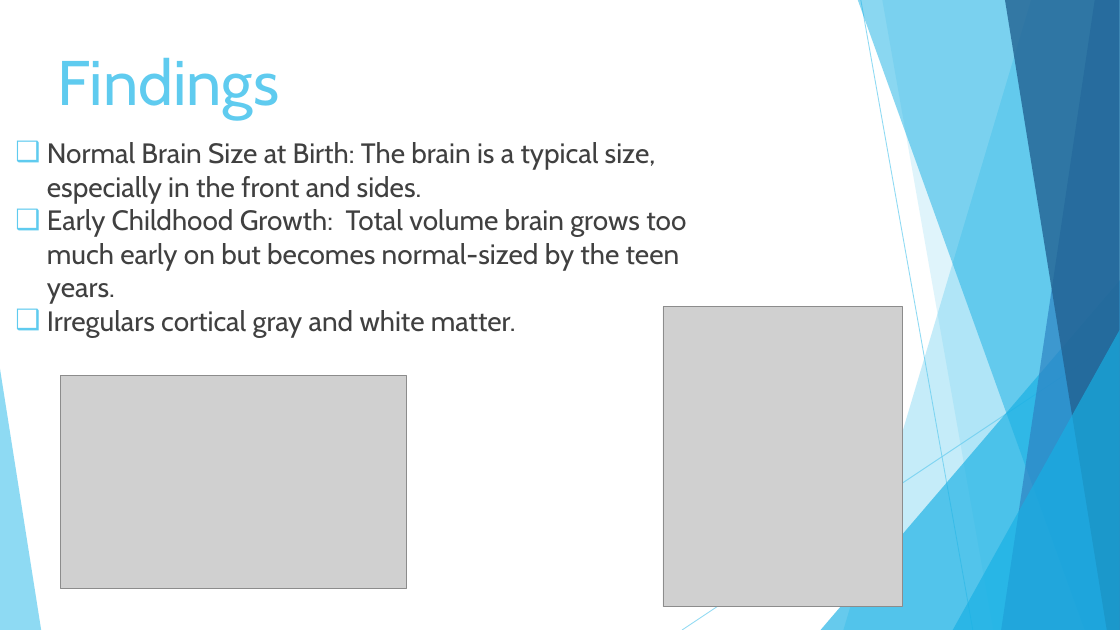
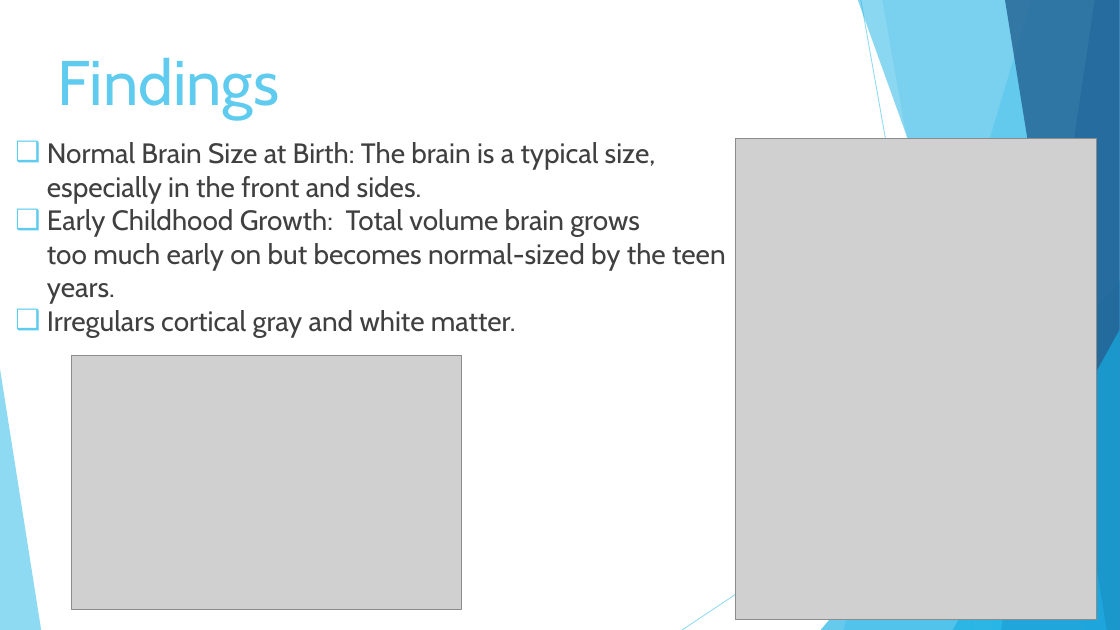
Before and after one commit to NitzanEz/Final-Project, a slide deck: slide 7 of Final presentation Phase A-24-2-R-8.pptx. Drawn at 1120x630 pixels with LibreOffice and Linux fonts; fonts in the diff are those of the drawing; grey boxes stand for pictures. Boxes give left, top, right and bottom in pixels: in the first picture for what was removed or moved away, otherwise in the second. Text is boxed around its words. In the diff, an @@ line names an element or a change of style, - is before the commit and + after.

```diff
--- a/Final presentation Phase A-24-2-R-8.pptx
+++ b/Final presentation Phase A-24-2-R-8.pptx
@@ text "Normal Brain Size at Birth: ..." rewrapped from bbox=[47, 142, 686, 337] to bbox=[47, 142, 726, 337] @@
@@ picture: place and size @@
-picture at bbox=[663, 307, 902, 607]
+picture at bbox=[735, 139, 1096, 619]
@@ picture: place and size @@
-picture at bbox=[60, 376, 407, 588]
+picture at bbox=[71, 355, 460, 610]
```
Also in this commit, not shown: 5 other slides changed.
